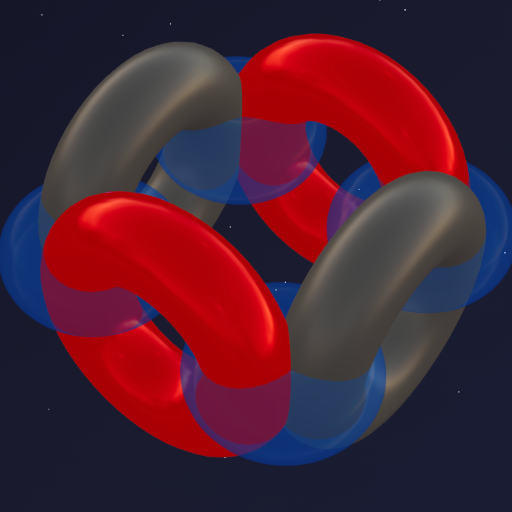
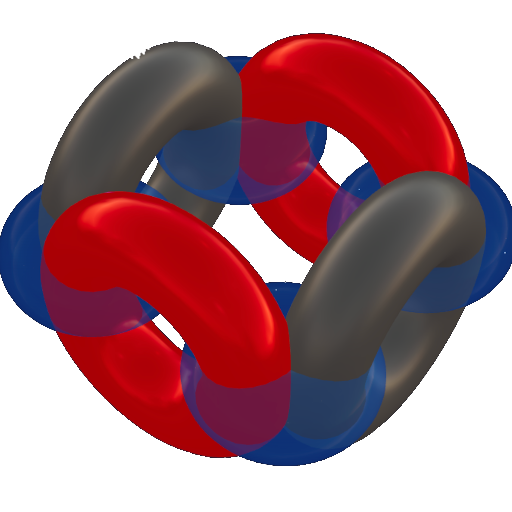
Before/after of a w=512, h=512 layered artwork. What changed in the layer stack:
painted on "Pasted Layer" over [0, 0, 512, 512]
removed layer "Background" over [0, 0, 512, 512]
